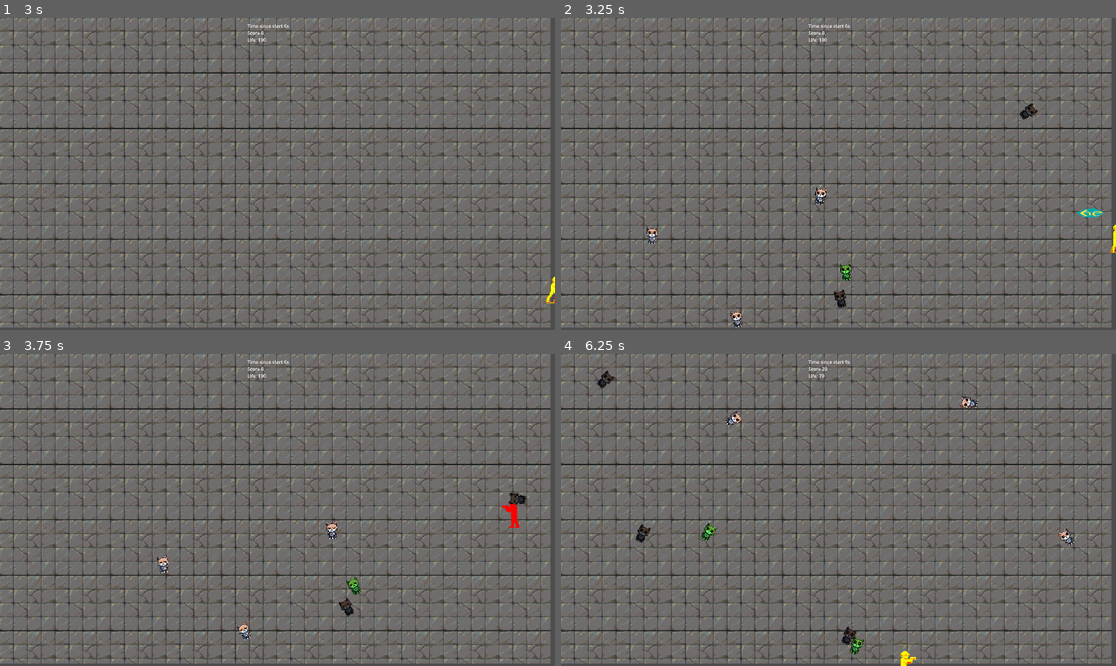
Above: before the commit, frames 1-4 (two rows, left to right).
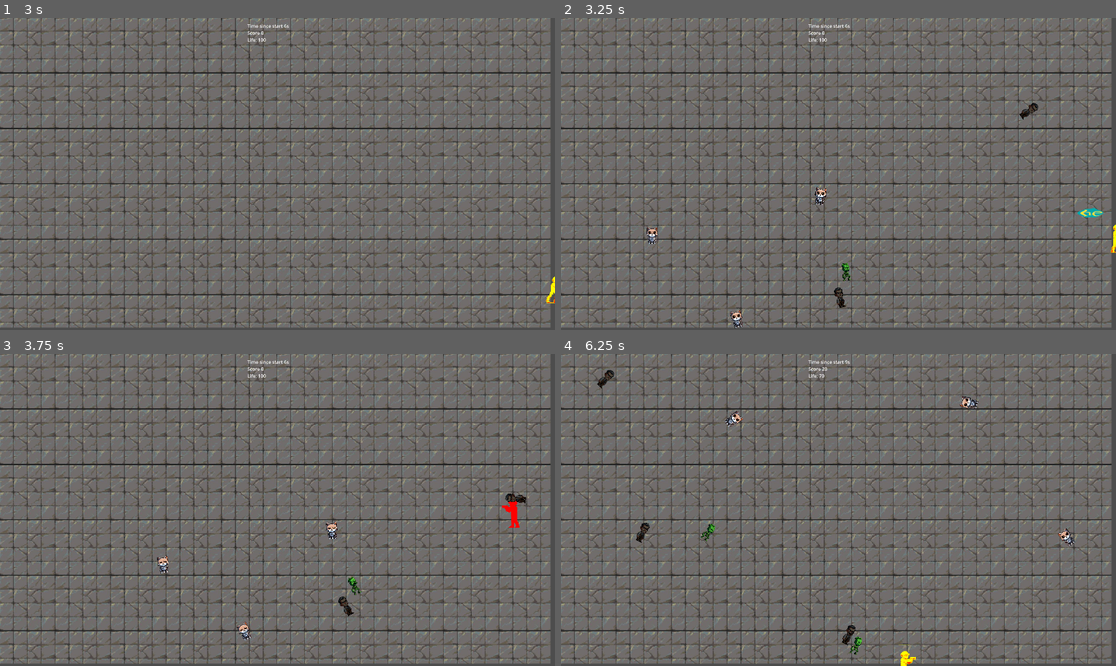
Above: after the commit, the same moments.

Repository: elVariable/gamejam
Game: Godot game, scene res://scenes/levels/main.tscn
Two runs of this game, one before a commit and one after it. Both use one fixed random seed, a clock stepped at 60 frames per second and the inputs below. The engine's default icon, where the game draws it, is replaced by a stand-in: a white triangle on a blue panel in a dark square.
Inputs:
- Up to frame 1 (3 s): tap Enter at 0.5 s; hold D (Right) 0.53-1.28 s; tap U (Fire0) at 0.6 s; hold S (Down) 1.28-2.03 s; tap I (Fire1) at 1.35 s; hold D (Right) 2.03-2.78 s; tap O (Fire2) at 2.1 s; hold W (Up) from 2.78 s (still down); tap P (Fire3) at 2.85 s
- Up to frame 2 (3.25 s): keep holding W (Up)
- Up to frame 3 (3.75 s): release W (Up) at 3.53 s; hold A (Left) from 3.53 s (still down); tap U (Fire0) at 3.6 s
- Up to frame 4 (6.25 s): tap I (Fire1) at 4.35 s; release A (Left) at 5.03 s; hold S (Down) 5.03-5.78 s; tap O (Fire2) at 5.1 s; hold D (Right) from 5.78 s (still down); tap P (Fire3) at 5.85 s

Frame 1 is identical in both runs. In frame 2, 0.2% of the frame differs, in the area x 49-87%, y 27-93%; in frame 3, 0.3%; in frame 4, 0.4%, in the area x 6-55%, y 5-97%.

Commit message:
added assets to enemies

Diff:
--- a/scenes/prefabs/enemies/grumpy_house_plant.tscn
+++ b/scenes/prefabs/enemies/grumpy_house_plant.tscn
@@ -1,10 +1,12 @@
-[gd_scene load_steps=3 format=3 uid="uid://c3wx18gdgppaj"]
+[gd_scene load_steps=4 format=3 uid="uid://c3wx18gdgppaj"]
 
 [ext_resource type="PackedScene" uid="uid://tn60djfck7wo" path="res://scenes/prefabs/enemies/enemy.tscn" id="1_2qt5c"]
 [ext_resource type="Script" path="res://scripts/enemies/grumpy_house_plant.gd" id="2_yt1aw"]
+[ext_resource type="Texture2D" uid="uid://d2x0oycrnfq26" path="res://Assets/Enemies/enemy3.png" id="3_ncnrk"]
 
 [node name="Enemy" instance=ExtResource("1_2qt5c")]
 script = ExtResource("2_yt1aw")
 
 [node name="Icon" parent="." index="0"]
 modulate = Color(0.427451, 0.941176, 0.384314, 1)
+texture = ExtResource("3_ncnrk")
--- a/scenes/prefabs/enemies/grumpy_old_man.tscn
+++ b/scenes/prefabs/enemies/grumpy_old_man.tscn
@@ -1,10 +1,12 @@
-[gd_scene load_steps=3 format=3 uid="uid://car7qsfo2yawc"]
+[gd_scene load_steps=4 format=3 uid="uid://car7qsfo2yawc"]
 
 [ext_resource type="PackedScene" uid="uid://tn60djfck7wo" path="res://scenes/prefabs/enemies/enemy.tscn" id="1_qkh4x"]
 [ext_resource type="Script" path="res://scripts/enemies/grumpy_old_man.gd" id="2_8tq81"]
+[ext_resource type="Texture2D" uid="uid://djixpvwep8gqu" path="res://Assets/Enemies/enemy2.png" id="3_7p1jw"]
 
 [node name="Enemy" instance=ExtResource("1_qkh4x")]
 script = ExtResource("2_8tq81")
 
 [node name="Icon" parent="." index="0"]
 modulate = Color(0.317647, 0.317647, 0.317647, 1)
+texture = ExtResource("3_7p1jw")
Not shown, added: Assets/Enemies/enemy2.png.import
Not shown, added: Assets/Enemies/enemy3.png.import
Not shown, added: Assets/Enemies/enemy4.png.import
